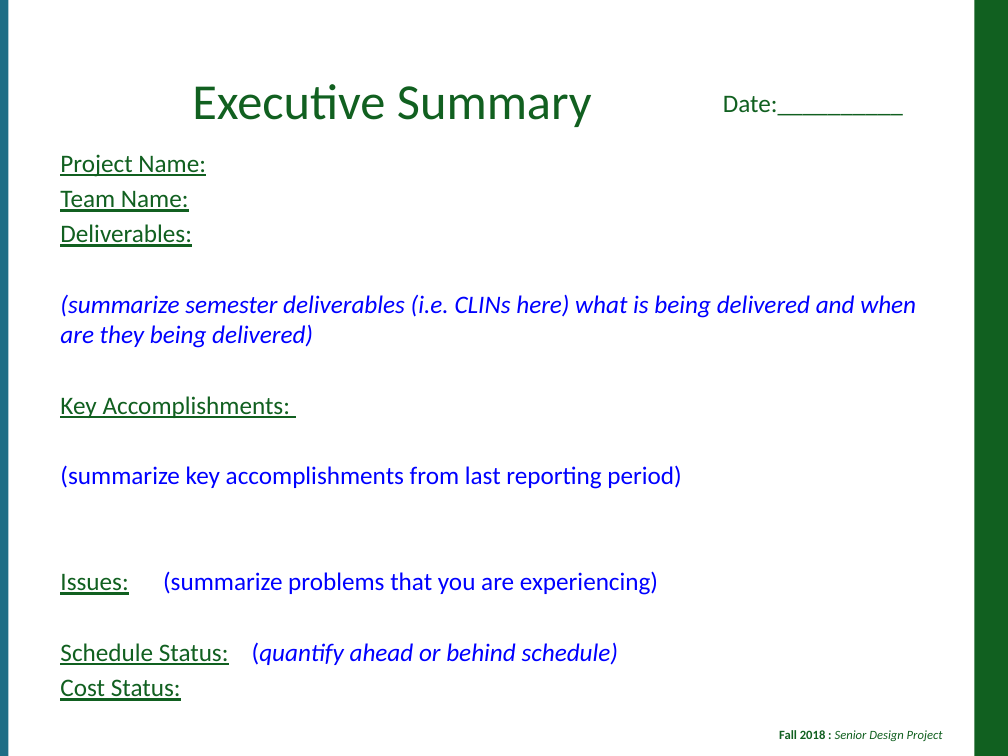
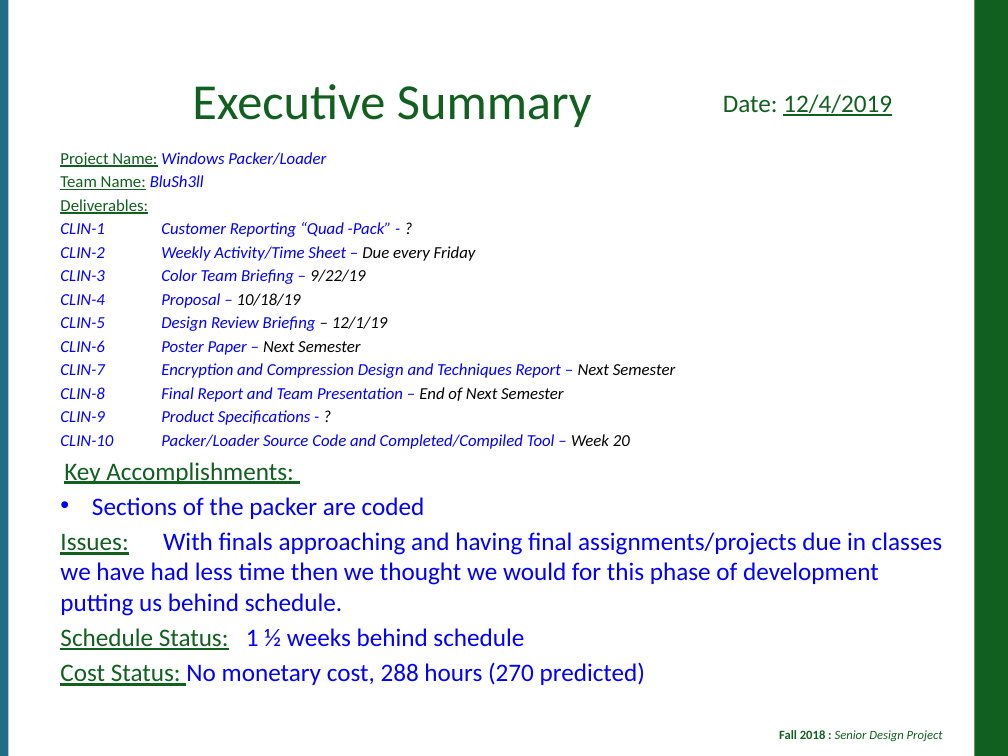
Before and after one commit to jcogs89/LMC-Packer-Loader, a slide deck: slide 1 of Assignments/T12-Monthly _Report.pptx. Drawn at 1008x756 pixels with LibreOffice and Linux fonts; fonts in the diff are those of the drawing; background and template pictures are left out. Boxes give left, top, right and bottom in pixels: in the first picture for what was removed or moved away, otherwise in the second. Text is boxed around its words. In the diff, an @@ line names an element or a change of style, - is before the commit and + after.

Commit message:
Added Correct Monthly Report
Replaced blank T12 with correct one.

```diff
--- a/Assignments/T12-Monthly _Report.pptx
+++ b/Assignments/T12-Monthly _Report.pptx
@@ text at <box>723,94,892,116</box>: text changed @@
-Date:__________
+Date: 12/4/2019
@@ text at <box>60,152,326,190</box>: text changed; size 18 to 12 pt; text colour #116020 to #0000FF; italic on @@
-Project Name:
-Team Name:
+Project Name: Windows Packer/Loader
+Team Name: BluSh3ll
@@ text at <box>60,199,148,214</box>: size 18 to 12 pt in "Deliverables:"; less space between paragraphs @@
@@ text at <box>60,222,675,449</box>: text changed; size 18 to 12 pt @@
-(summarize semester deliverables (i.e. CLINs here) what is being delivered and when are they being delivered)
+CLIN-1 Customer Reporting “Quad -Pack” - ?
+CLIN-2 Weekly Activity/Time Sheet – Due every Friday
+CLIN-3 Color Team Briefing – 9/22/19
+CLIN-4 Proposal – 10/18/19
+CLIN-5 Design Review Briefing – 12/1/19
+CLIN-6 Poster Paper – Next Semester
+CLIN-7 Encryption and Compression Design and Techniques Report – Next Semester
+CLIN-8 Final Report and Team Presentation – End of Next Semester
+CLIN-9 Product Specifications - ?
+CLIN-10 Packer/Loader Source Code and Completed/Compiled Tool – Week 20
@@ text at <box>60,497,943,686</box>: text changed @@
-(summarize key accomplishments from last reporting period)
-Issues: (summarize problems that you are experiencing)
-Schedule Status: (quantify ahead or behind schedule)
-Cost Status:
+• Sections of the packer are coded
+Issues: With finals approaching and having final assignments/projects due in classes we have had less time then we thought we would for this phase of development putting us behind schedule.
+Schedule Status: 1 ½ weeks behind schedule
+Cost Status: No monetary cost, 288 hours (270 predicted)
```
Also in this commit, not shown: 2 other slides changed, 1 slide added, 1 slide removed.
